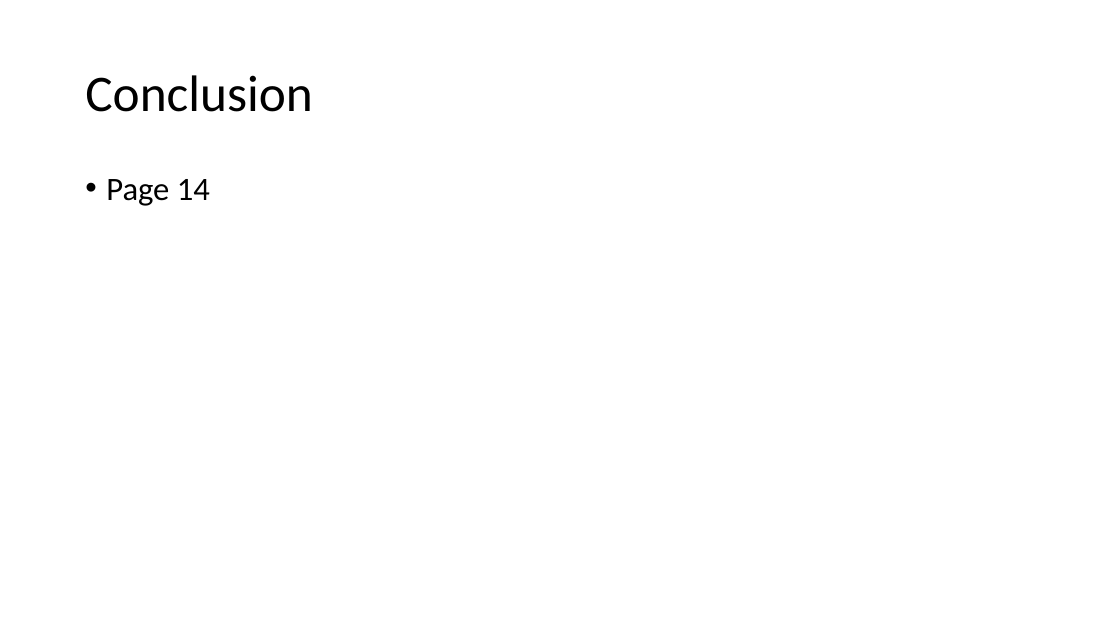
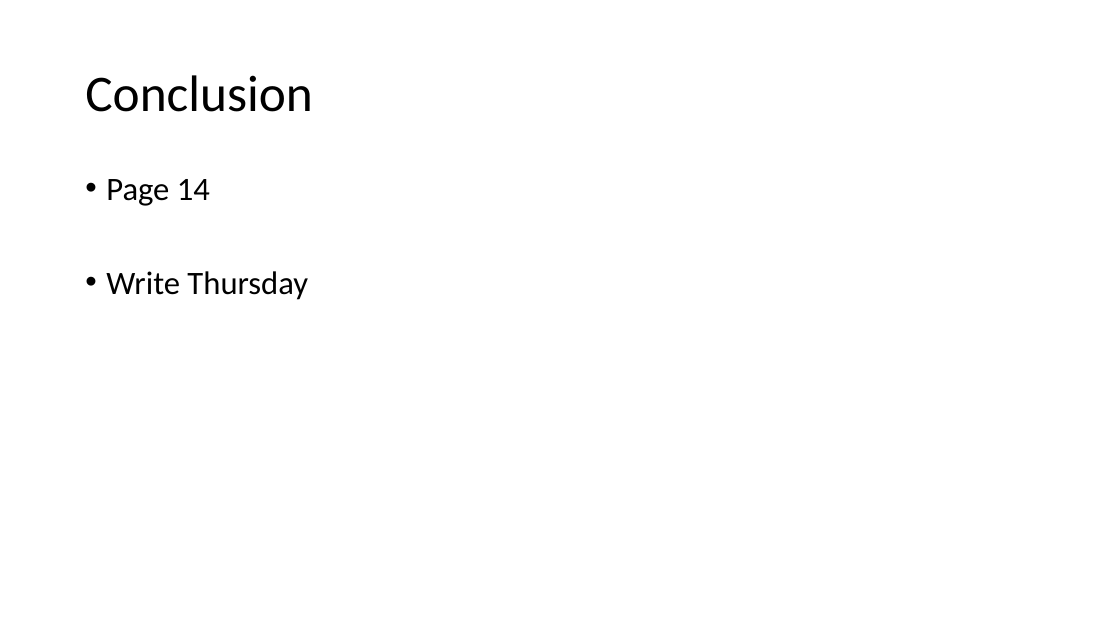
Before and after one commit to GitStephanFleig/SDS, a slide deck: slide 9 of Exam project_SDS.pptx. Drawn at 1120x630 pixels with LibreOffice and Linux fonts; fonts in the diff are those of the drawing. Boxes give left, top, right and bottom in pixels: in the first picture for what was removed or moved away, otherwise in the second. Text is boxed around its words. In the diff, an @@ line names an element or a change of style, - is before the commit and + after.

```diff
--- a/Exam project_SDS.pptx
+++ b/Exam project_SDS.pptx
@@ text at [106, 271, 308, 300]: paragraph added @@
+• Write Thursday
```
Also in this commit, not shown: 3 other slides changed.
